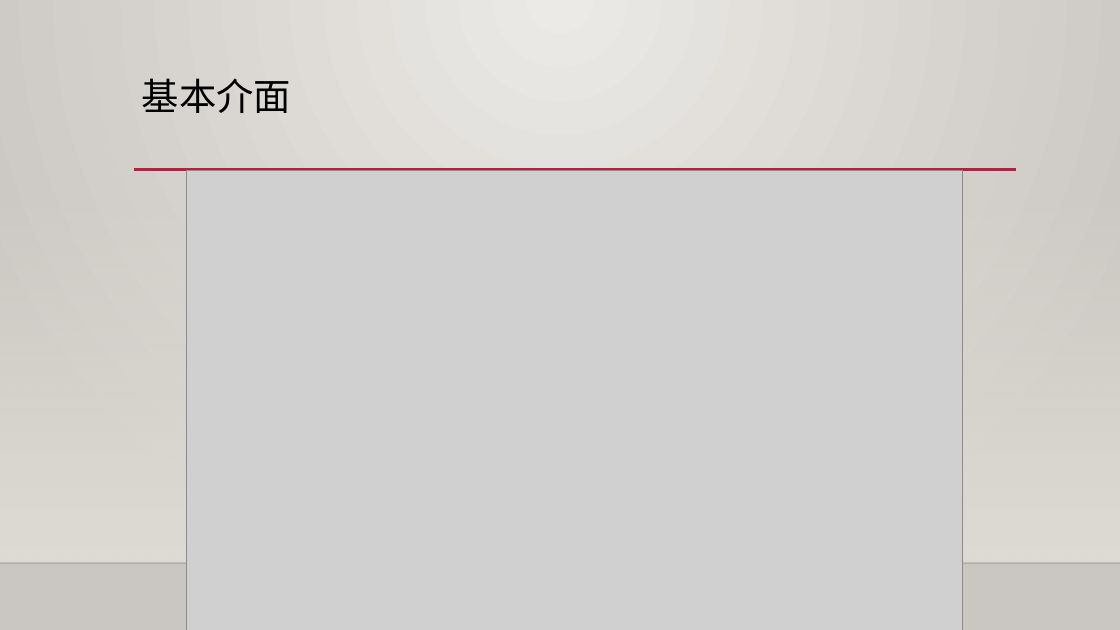
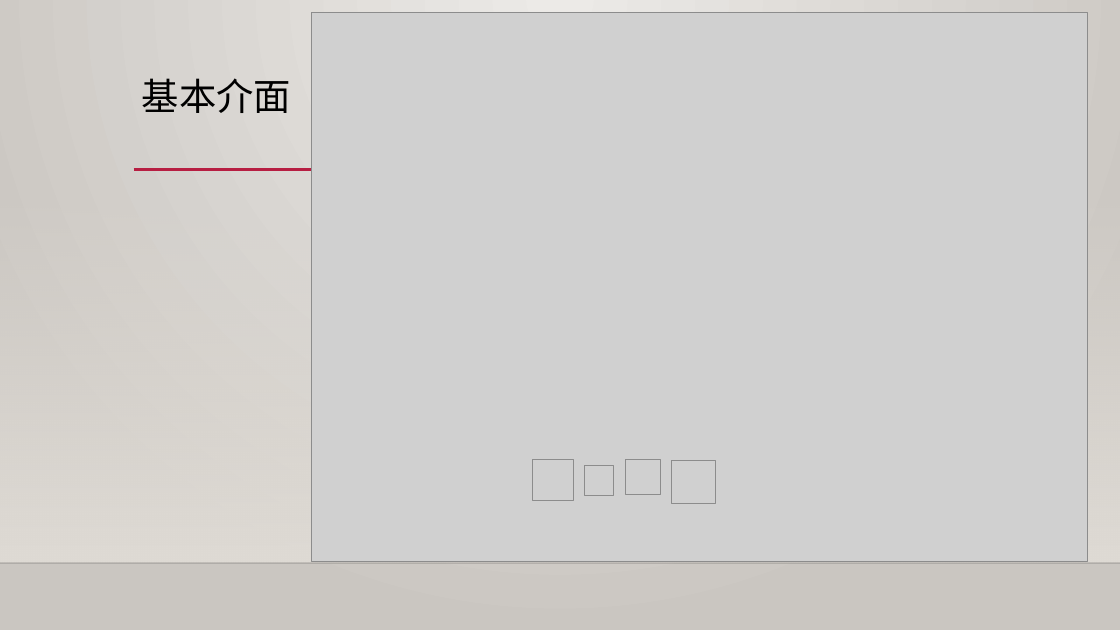
Before and after one commit to Jameswilson7788/TaipeiPapago, a slide deck: slide 5 of 北市啪啪走.pptx. Drawn at 1120x630 pixels with LibreOffice and Linux fonts; fonts in the diff are those of the drawing; grey boxes stand for pictures; background and template pictures are left out. Boxes give left, top, right and bottom in pixels: in the first picture for what was removed or moved away, otherwise in the second. Text is boxed around its words. In the diff, an @@ line names an element or a change of style, - is before the commit and + after.

```diff
--- a/北市啪啪走.pptx
+++ b/北市啪啪走.pptx
@@ picture resized from (x1=187, y1=171, x2=963, y2=630) to (x1=311, y1=13, x2=1087, y2=562) @@
@@ picture added at (x1=533, y1=460, x2=574, y2=501) @@
@@ picture added at (x1=584, y1=465, x2=613, y2=495) @@
@@ picture added at (x1=625, y1=460, x2=660, y2=495) @@
@@ picture added at (x1=672, y1=460, x2=716, y2=504) @@
```
Also in this commit, not shown: 1 other slide changed, 2 slides added.
